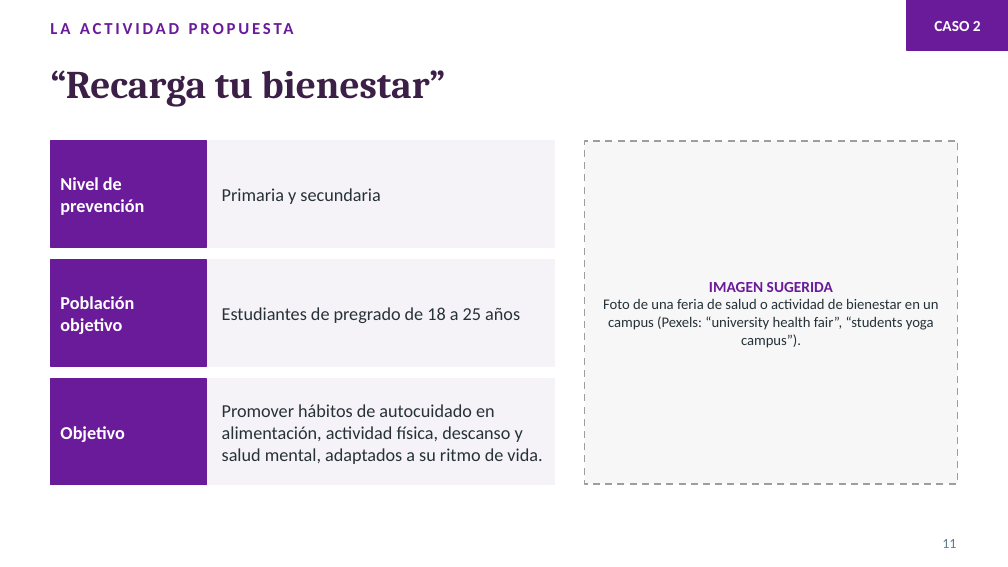
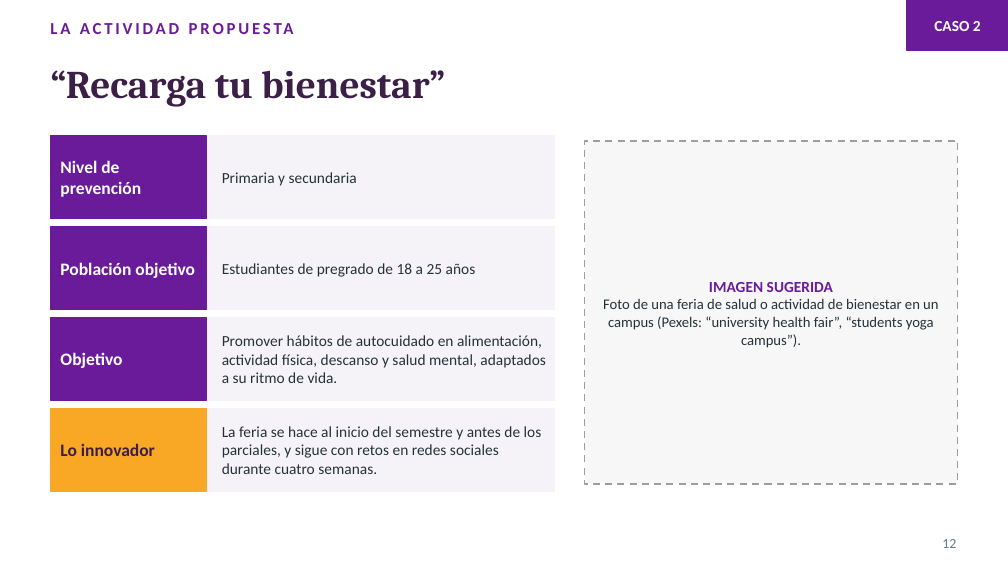
Before and after one commit to leyezminvari-tech/ESPECIALIZACI-N-, a slide deck: slide 12 of Actividades/Semana8_Presentacion_Canva.pptx (slide 11 before the commit). Drawn at 1008x567 pixels with LibreOffice and Linux fonts; fonts in the diff are those of the drawing. Boxes give left, top, right and bottom in pixels: in the first picture for what was removed or moved away, otherwise in the second. Text is boxed around its words. In the diff, an @@ line names an element or a change of style, - is before the commit and + after.

```diff
--- a/Actividades/Semana8_Presentacion_Canva.pptx
+++ b/Actividades/Semana8_Presentacion_Canva.pptx
@@ rectangle resized from (x1=50, y1=141, x2=554, y2=247) to (x1=50, y1=136, x2=554, y2=219) @@
@@ rectangle resized from (x1=50, y1=141, x2=207, y2=247) to (x1=50, y1=136, x2=207, y2=219) @@
@@ rectangle resized from (x1=50, y1=260, x2=554, y2=366) to (x1=50, y1=227, x2=554, y2=309) @@
@@ rectangle resized from (x1=50, y1=260, x2=207, y2=366) to (x1=50, y1=227, x2=207, y2=309) @@
@@ text "Población objetivo" moved from (x1=60, y1=296, x2=134, y2=334) to (x1=60, y1=262, x2=195, y2=278) @@
@@ text "Estudiantes de pregrado de 18 ..." moved from (x1=222, y1=307, x2=520, y2=323) to (x1=222, y1=263, x2=476, y2=277) @@
@@ rectangle resized from (x1=50, y1=379, x2=207, y2=485) to (x1=50, y1=318, x2=207, y2=400) @@
@@ rectangle added at (x1=50, y1=318, x2=554, y2=400), fill #F5F3F7, outline #F5F3F7 1 pt @@
@@ size 13 to 12.5 pt in 3 elements at (x1=60, y1=160, x2=141, y2=197), (x1=60, y1=262, x2=195, y2=278), (x1=60, y1=352, x2=122, y2=368) @@
@@ text "Objetivo" moved from (x1=60, y1=426, x2=125, y2=442) to (x1=60, y1=352, x2=122, y2=368) @@
@@ size 13 to 11 pt in 3 elements at (x1=222, y1=172, x2=357, y2=186), (x1=222, y1=263, x2=476, y2=277), (x1=222, y1=335, x2=546, y2=383) @@
@@ text "Promover hábitos de autocuidado en ..." moved from (x1=222, y1=404, x2=542, y2=464) to (x1=222, y1=335, x2=546, y2=383) @@
@@ rectangle resized from (x1=50, y1=379, x2=554, y2=485) to (x1=50, y1=408, x2=554, y2=491) @@
@@ rectangle added at (x1=50, y1=408, x2=207, y2=491), fill #F9A825, outline #F9A825 1 pt @@
@@ text added at (x1=60, y1=443, x2=155, y2=456), 12.5 pt, text #3B1F47, bold @@
+Lo innovador
@@ text added at (x1=222, y1=426, x2=542, y2=474), 11 pt, text #263238 @@
+La feria se hace al inicio del semestre y antes de los parciales, y sigue con retos en redes sociales durante cuatro semanas.
@@ page number at (x1=942, y1=539, x2=956, y2=548): text changed @@
-11
+12
```
Also in this commit, not shown: 13 other slides changed, 3 slides added, 2 other files.
